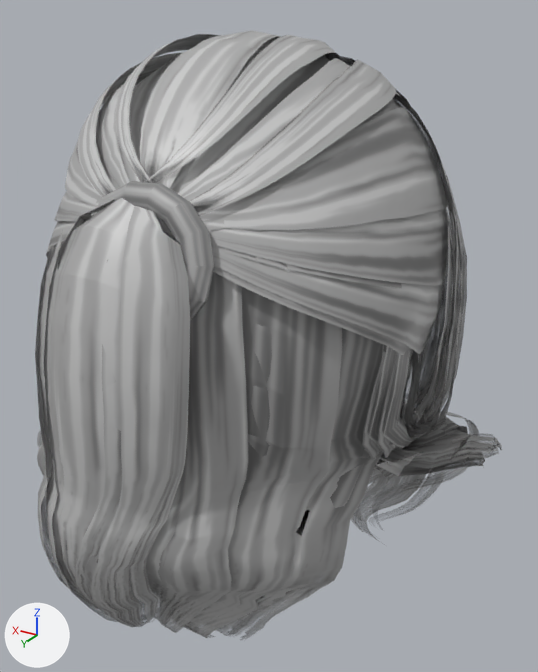
One commit to the glTF model public/models/daz_hair_halfup_princess.glb: the scene before it, then after it.
Rendered twice from a 50 mm camera at (-0.187, 0.3, 0.144) aimed at (-0.015, 0.014, 0.001). Every picture has the same lights, and +X, +Y and +Z are marked at lower left. The older version comes first. Vertices at exactly the same position are counted once.

Names of what the first picture shows: 'daz_hair_halfup_princess'.
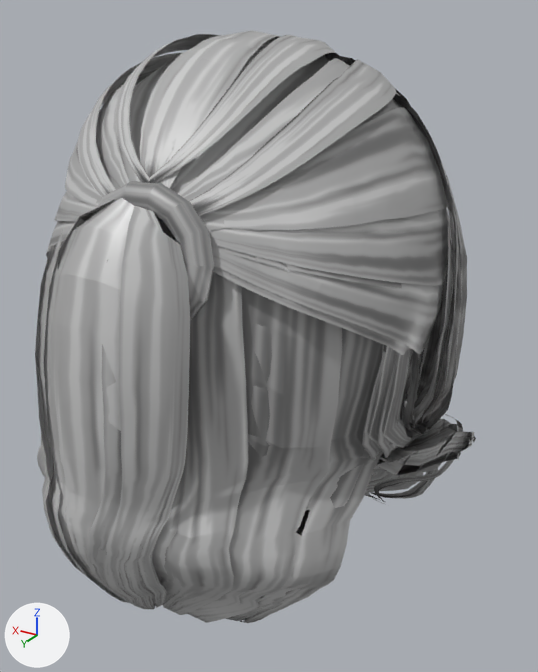
Where the change shows, as pixel boxes [x1, y1, x2, y2] in the pictures (538 x 672 px; the box of a moved part takes in the faces that stretch with it):
'daz_hair_halfup_princess', reshaped
    before: [35, 30, 502, 639]
    after: [35, 30, 476, 623]
part 1 of me_daz_hair_halfup_princess, moved or reshaped
    before: [37, 430, 346, 639]
    after: [41, 435, 346, 623]
part 2 of me_daz_hair_halfup_princess, moved or reshaped
    before: [351, 391, 502, 543]
    after: [365, 391, 476, 504]
part 3 of me_daz_hair_halfup_princess, edited (looks the same)
    both: [35, 30, 469, 622]

The change, as a diff of the scene's bpy script:
```diff
--- a/public/models/daz_hair_halfup_princess.glb.py
+++ b/public/models/daz_hair_halfup_princess.glb.py
@@ mat_daz_hair_halfup_princess_mat_1 @@
+mat_daz_hair_halfup_princess_mat_1 = bpy.data.materials.new('daz_hair_halfup_princess_mat')
+# uses the picture img_daz_hair_halfup_princess_tex
@@ me_daz_hair_halfup_princess @@
 # used by ob_daz_hair_halfup_princess; location = (0.0, 0.0, 0.0)
-me_daz_hair_halfup_princess.from_pydata(...)  # 6739 vertices, 8801 faces; spans x -0.121..0.096, y -0.106..0.141, z -0.146..0.138
+me_daz_hair_halfup_princess.from_pydata(...)  # 6739 vertices, 8801 faces; spans x -0.107..0.096, y -0.106..0.134, z -0.117..0.138
+# me_daz_hair_halfup_princess part 1: 1188 of 6739 vertices moved; they spanned x -0.087..0.095, y 0.051..0.141, z -0.127..-0.026 and now span x -0.086..0.091, y 0.051..0.134, z -0.112..-0.026; mean shift (0.0, -0.002, 0.003); largest move (-0.002, 0.077, -0.127) -> (-0.002, 0.077, -0.112)
+# me_daz_hair_halfup_princess part 2: 506 of 6739 vertices moved; they spanned x -0.121..0.014, y -0.09..0.027, z -0.146..-0.02 and now span x -0.107..0.014, y -0.079..0.027, z -0.117..-0.02; mean shift (0.002, 0.003, 0.004); largest move (-0.061, -0.044, -0.146) -> (-0.061, -0.044, -0.117)
+# me_daz_hair_halfup_princess part 3: 8801 faces spanning x -0.107..0.096, y -0.106..0.134, z -0.117..0.138 switch from mat_daz_hair_halfup_princess_mat (picture img_daz_hair_halfup_princess_tex) to mat_daz_hair_halfup_princess_mat_1
```
